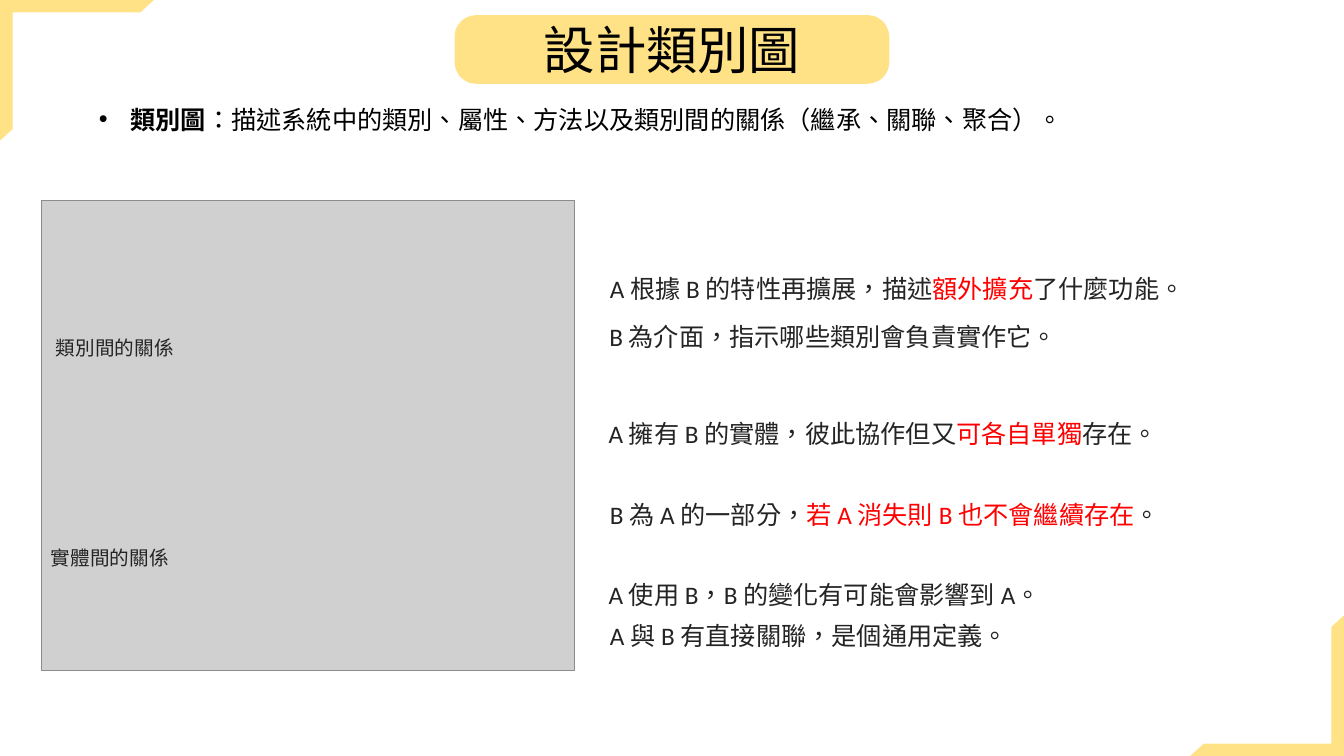
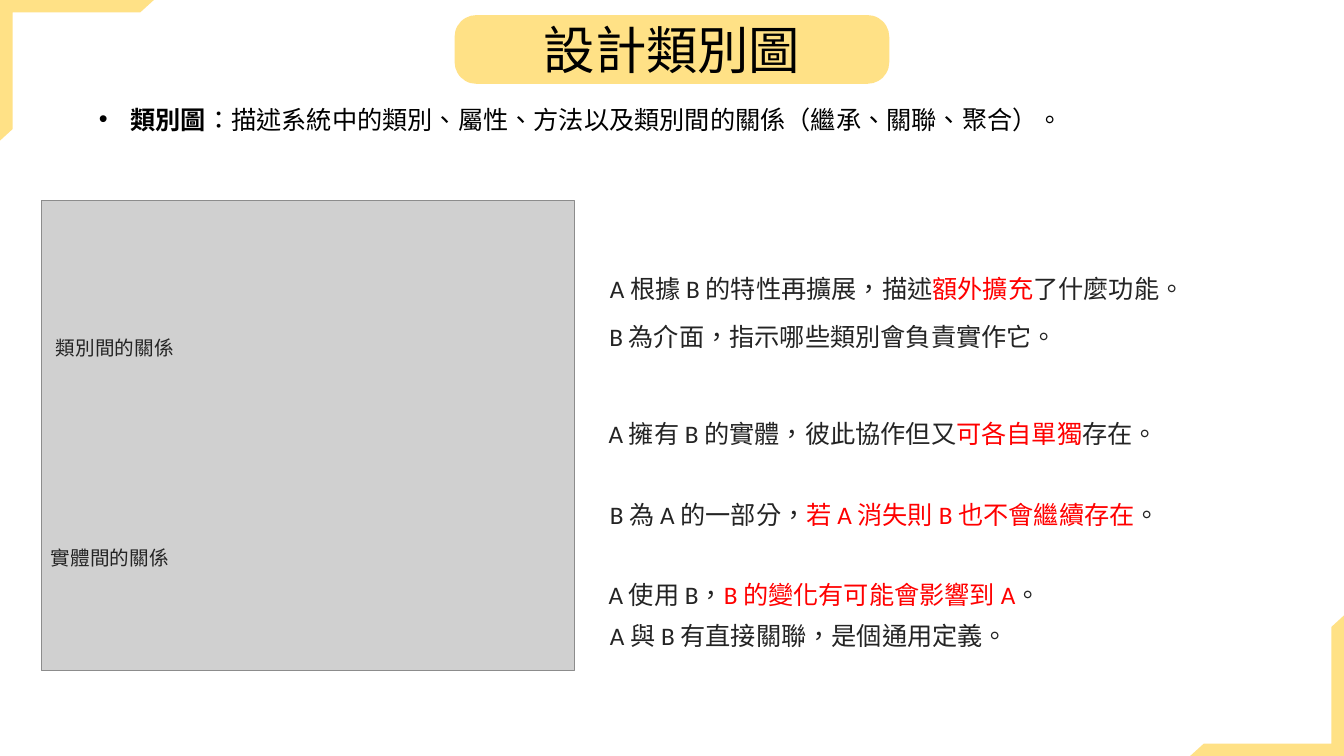
Before and after one commit to jiakai912/114201_poject, a slide deck: slide 4 of 11336032/uml報告.pptx (slide 3 before the commit). Drawn at 1344x756 pixels with LibreOffice and Linux fonts; fonts in the diff are those of the drawing; grey boxes stand for pictures. Boxes give left, top, right and bottom in pixels: in the first picture for what was removed or moved away, otherwise in the second. Text is boxed around its words. In the diff, an @@ line names an element or a change of style, - is before the commit and + after.

```diff
--- a/11336032/uml報告.pptx
+++ b/11336032/uml報告.pptx
@@ text "A 使用 B，B 的變化有可能會影響到 A。" at [609, 582, 1041, 606]: text colour #242424 to #FF0000 in "B，B 的變化有可能會影響到 A。" @@
```
Also in this commit, not shown: 8 other slides changed, 1 slide added.
